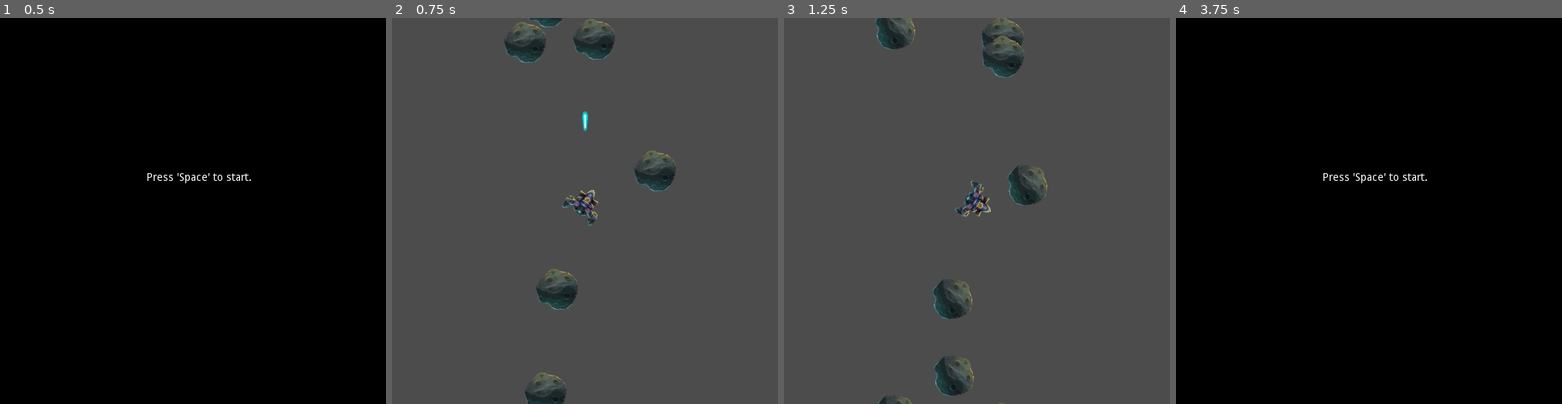
Above: before the commit, frames 1-4 (left to right).
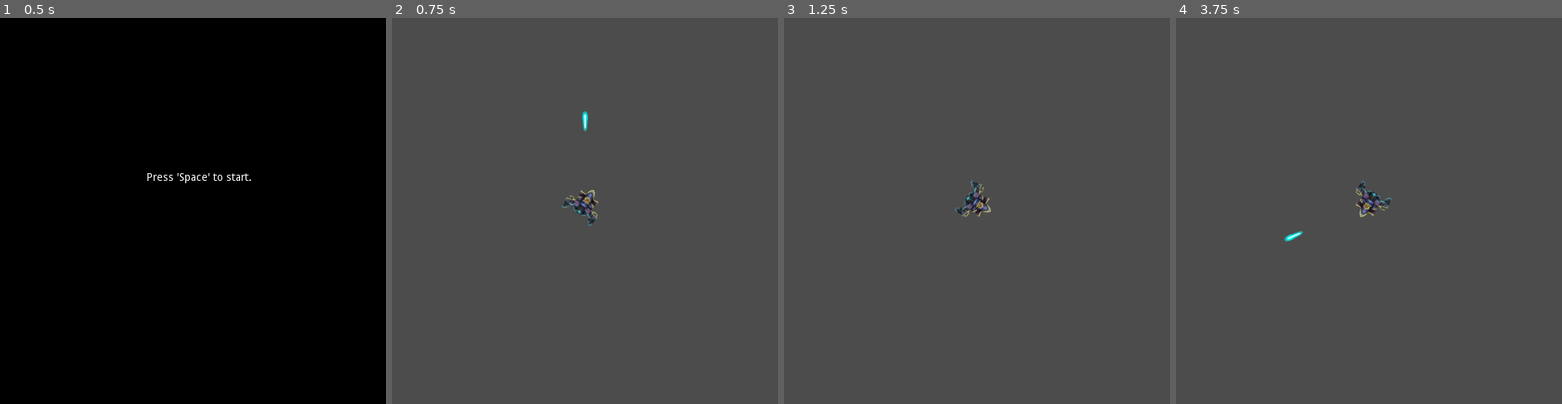
Above: after the commit, the same moments.

Repository: leddkire/godot-asteroids
Game: Godot game, scene res://StartOfGame.tscn
Two runs of this game, one before a commit and one after it. Both use one fixed random seed, a clock stepped at 60 frames per second and the inputs below.
Inputs (mouse positions are in pixels of both pictures, inside the frame that each line leads up to):
- Up to frame 1 (0.5 s): no input
- Up to frame 2 (0.75 s): tap Space (shoot_projectile) at 0.5 s; move the mouse to (669, 191) at 0.52 s; hold Right (move_right) from 0.53 s (still down); hold Space (shoot_projectile) from 0.53 s (still down); click (669, 191) at 0.67 s
- Up to frame 3 (1.25 s): keep holding Right (move_right); keep holding Space (shoot_projectile)
- Up to frame 4 (3.75 s): release Right (move_right) at 1.25 s; release Space (shoot_projectile) at 1.25 s; drag from (1291, 230) to (1349, 288) at 1.27 s; move the mouse to (1407, 126) at 2.02 s; hold Right (move_right) 2.03-2.75 s; hold Space (shoot_projectile) 2.03-2.75 s; drag from (1349, 288) to (1253, 153) at 2.77 s; move the mouse to (1484, 268) at 3.52 s; hold Left (move_left) from 3.53 s (still down); hold Space (shoot_projectile) from 3.53 s (still down)

Frame 1 is identical in both runs. In frame 2, 2.7% of the frame differs, in the area x 29-74%, y 0-100%; in frame 3, 2.9%; in frame 4, 100%, in the area x 0-100%, y 0-100%.
Error after the commit: Parse Error: The identifier "AsteroidCollisionPolygon" isn't declared in the current scope. (res://asteroids/Asteroid.gd:20)

Commit message:
Add configuration of asteroid visuals depending on size

Diff:
--- a/asteroids/Asteroid.gd
+++ b/asteroids/Asteroid.gd
@@ -3,6 +3,25 @@
 
 var screen_id
 var size
+var size_to_instance = {
+}
+
+var large_asteroid_texture = preload("res://asteroids/large_asteroid_1.png")
+var medium_asteroid_texture = preload("res://asteroids/medium_asteroid_1.png")
+var small_asteroid_texture = preload("res://asteroids/small_asteroid_1.png")
+
+var size_to_texture = {
+    "L": self.large_asteroid_texture,
+    "M": self.medium_asteroid_texture,
+    "S": self.small_asteroid_texture
+}
+
+var size_to_polygons = {
+    "L": AsteroidCollisionPolygon.create_collision_polygon(self.large_asteroid_texture),
+    "M": AsteroidCollisionPolygon.create_collision_polygon(self.medium_asteroid_texture),
+    "S": AsteroidCollisionPolygon.create_collision_polygon(self.small_asteroid_texture)
+}
+
 
 var splitting_rule: AsteroidSplittingRule
 var screenwrap_rule: EntityScreenWrapRule
@@ -34,6 +53,8 @@
     for instance in asteroid_instances:
         instance.screen_id = self.screen_id
         instance.linear_velocity = linear_velocity
+        instance.set_visuals(size_to_texture[self.size])
+        instance.set_collisions(size_to_polygons[self.size])
         EntityCensus.add_entity_to_census(instance)
 
     $initial_center_instance.set_new_position(initial_position)
--- /dev/null
+++ b/asteroids/AsteroidCollisionPolygon.gd
@@ -0,0 +1,17 @@
+extends Node
+
+onready var cache = {}
+
+func create_collision_polygon(texture: Resource):
+    var id = texture.resource_path
+    if(cache.has(id)):
+        return cache[id]
+
+    var bitmap = BitMap.new()
+    bitmap.create_from_image_alpha(texture.get_data())
+    var rect = Rect2(0, 0, texture.get_width(), texture.get_height())
+    var my_array = bitmap.opaque_to_polygons(rect)
+    var my_polygon = Polygon2D.new()
+    my_polygon.set_polygons(my_array)
+    cache[id] = my_polygon
+    return my_polygon
--- a/asteroids/AsteroidScreenInstance.gd
+++ b/asteroids/AsteroidScreenInstance.gd
@@ -39,3 +39,10 @@
     var screen_width = ProjectSettings.get_setting("display/window/size/width")
     var screen_height = ProjectSettings.get_setting("display/window/size/height")
     return self.position.x < screen_width and self.position.x > 0 and self.position.y < screen_height and self.position.y > 0
+
+func set_visuals(texture):
+    $Sprite.texture = texture
+
+func set_collisions(polygon):
+    $CollisionPolygon2D.set_polygon(polygon.polygons[0])
+    $CollisionPolygon2D.position = Vector2(-($Sprite.texture.get_width()/2),-($Sprite.texture.get_height()/2))
